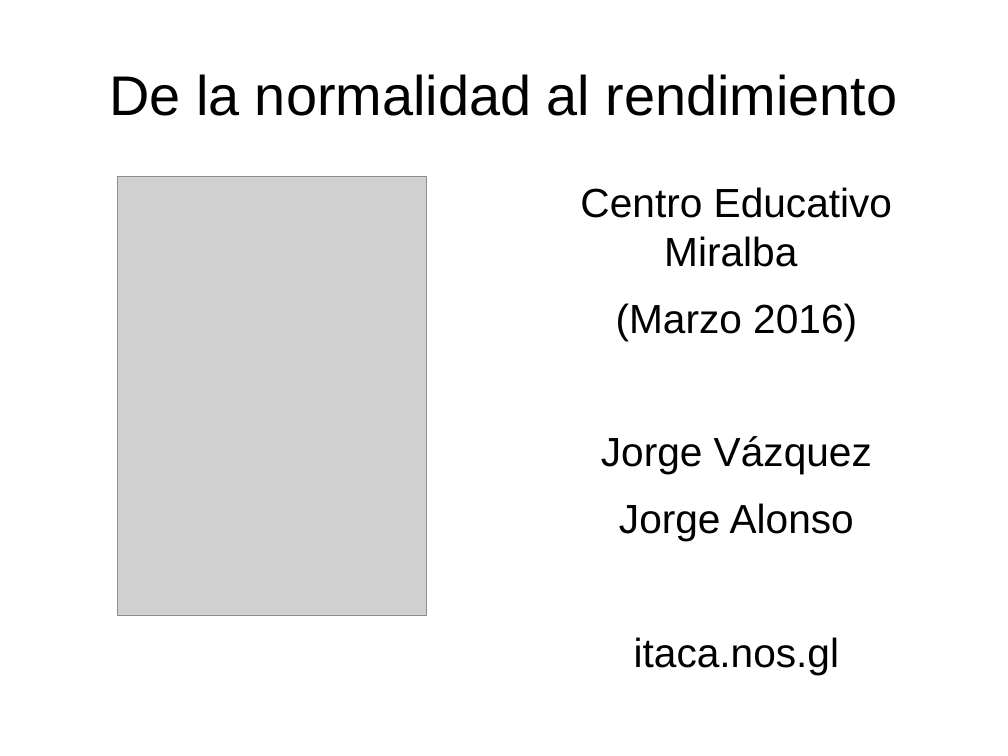
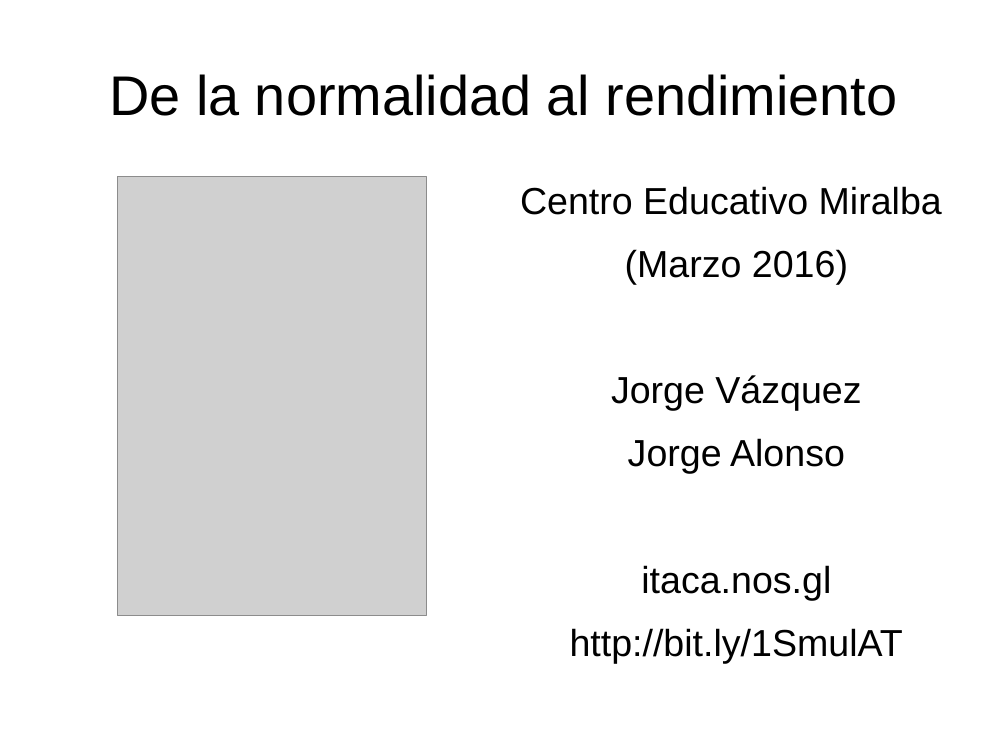
Before and after one commit to Peneira/peneira.github.io, a slide deck: slide 1 of Miralba/presentacion.odp. Drawn at 1008x756 pixels with LibreOffice and Linux fonts; fonts in the diff are those of the drawing; grey boxes stand for pictures. Boxes give left, top, right and bottom in pixels: in the first picture for what was removed or moved away, otherwise in the second. Text is boxed around its words. In the diff, an @@ line names an element or a change of style, - is before the commit and + after.

```diff
--- a/Miralba/presentacion.odp
+++ b/Miralba/presentacion.odp
@@ text at [520, 186, 942, 600]: size 32 to 29.6 pt in "Centro Educativo Miralba", "(Marzo 2016)", "Jorge Vázquez", "Jorge Alonso" and 1 more places @@
@@ text at [570, 628, 903, 663]: paragraph added @@
+http://bit.ly/1SmulAT
```
Also in this commit, not shown: 3 other files.
